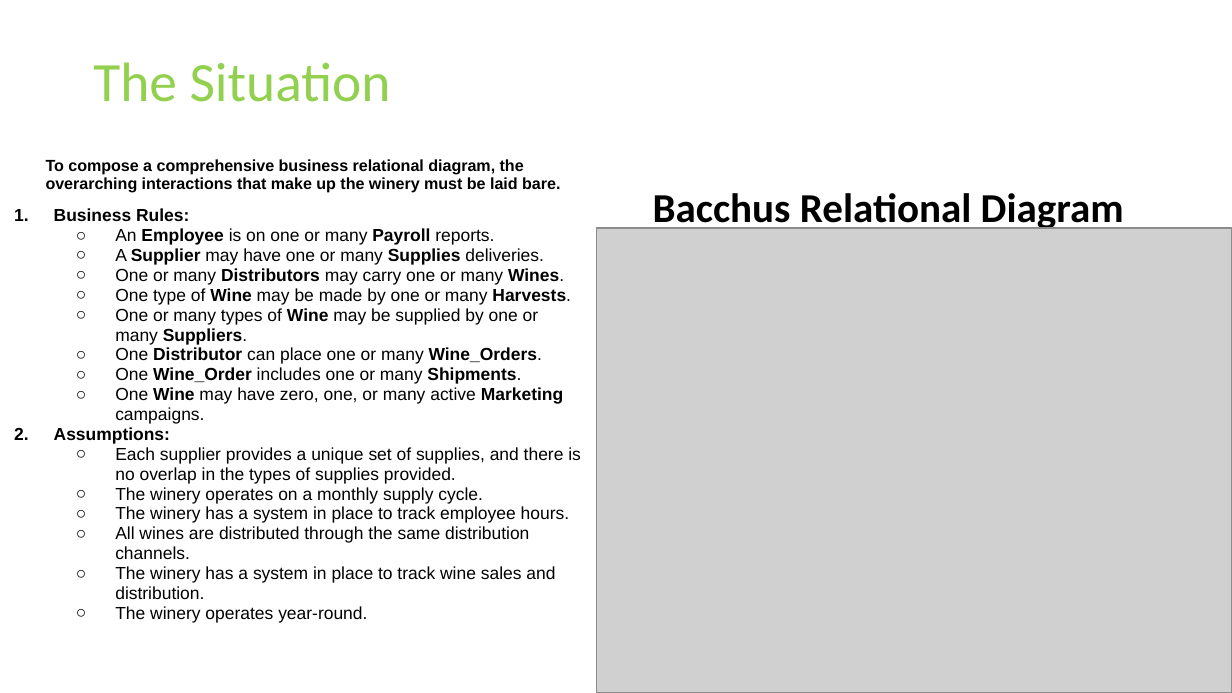
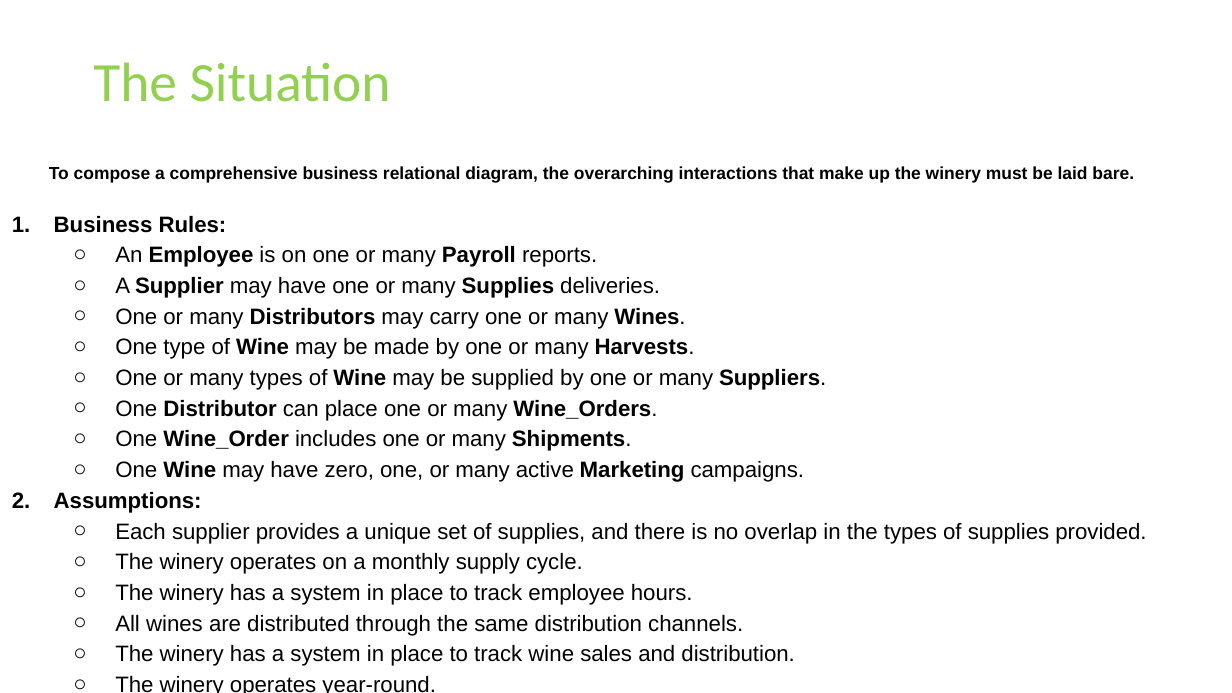
Before and after one commit to Burndown9/csd-310, a slide deck: slide 3 of bacchus/group3.pptx. Drawn at 1232x693 pixels with LibreOffice and Linux fonts; fonts in the diff are those of the drawing; grey boxes stand for pictures; background and template pictures are left out. Boxes give left, top, right and bottom in pixels: in the first picture for what was removed or moved away, otherwise in the second. Text is boxed around its words. In the diff, an @@ line names an element or a change of style, - is before the commit and + after.

```diff
--- a/bacchus/group3.pptx
+++ b/bacchus/group3.pptx
@@ text "To compose a comprehensive business ...": place and size @@
-text "To compose a comprehensive business ..." at [46, 159, 560, 193]
+text "To compose a comprehensive business ..." at [49, 166, 1134, 183]
@@ text "To compose a comprehensive business ..." at [49, 166, 1134, 183]: size 9.3 to 10.2 pt @@
@@ text "Business Rules:" at [54, 216, 1146, 693]: size 10.2 to 13 pt; indent changed; line spacing 0.95 to 1.15 @@
@@ text removed at [653, 193, 1124, 233] @@
-Bacchus Relational Diagram
@@ picture removed at [596, 228, 1232, 692] @@
```
Also in this commit, not shown: 1 other slide changed, 1 slide added, 2 other files.
